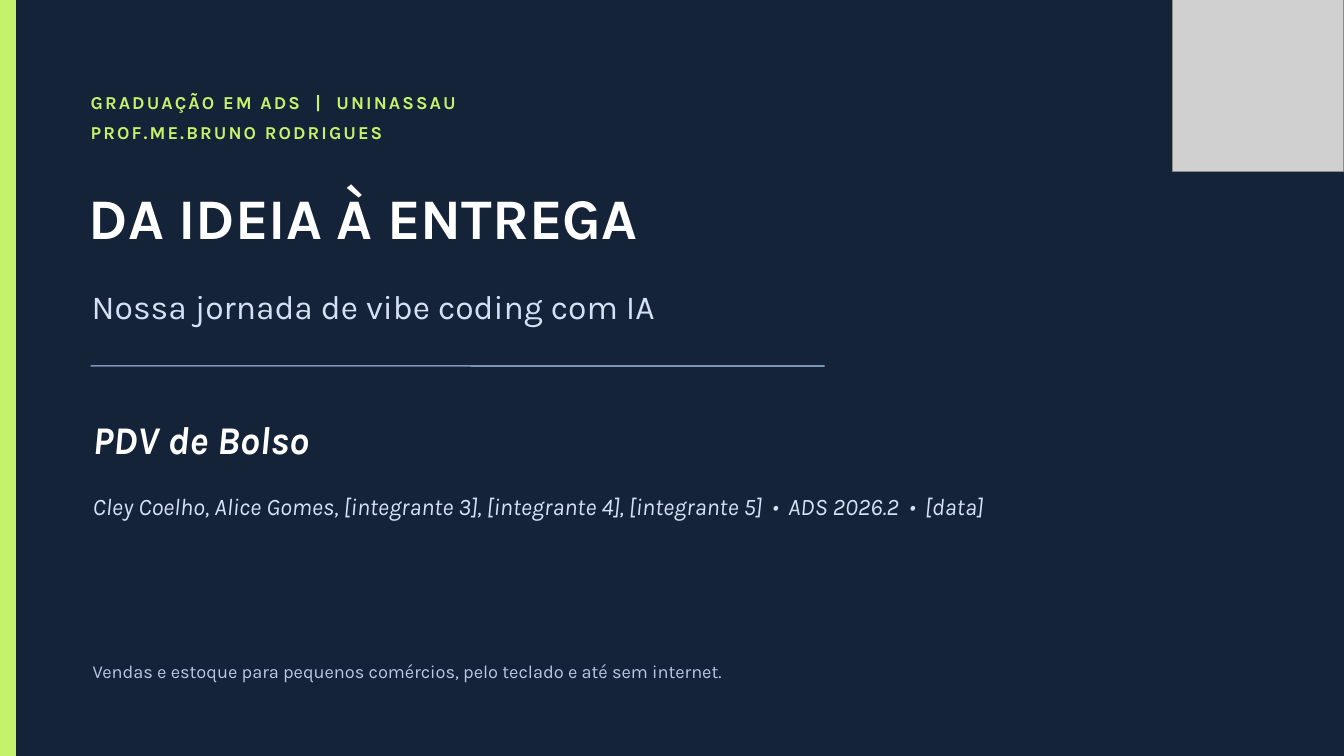
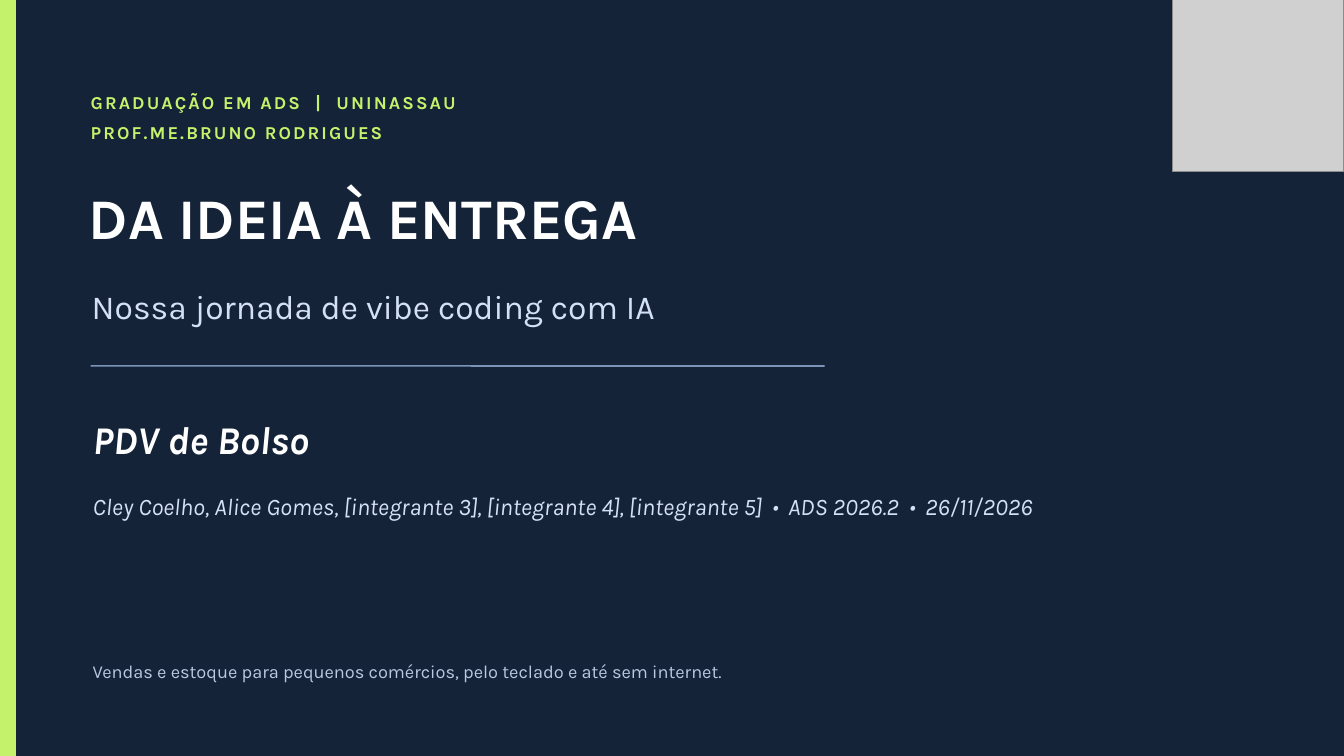
Before and after one commit to yi-cley/PDVPocketEdition, a slide deck: slide 1 of 10 - Apresentacao/PDV_de_Bolso_slides_1-6.pptx. Drawn at 1344x756 pixels with LibreOffice and Linux fonts; fonts in the diff are those of the drawing; grey boxes stand for pictures. Boxes give left, top, right and bottom in pixels: in the first picture for what was removed or moved away, otherwise in the second. Text is boxed around its words. In the diff, an @@ line names an element or a change of style, - is before the commit and + after.

```diff
--- a/10 - Apresentacao/PDV_de_Bolso_slides_1-6.pptx
+++ b/10 - Apresentacao/PDV_de_Bolso_slides_1-6.pptx
@@ text at (x1=93, y1=497, x2=1032, y2=521): text changed @@
-Cley Coelho, Alice Gomes, [integrante 3], [integrante 4], [integrante 5] • ADS 2026.2 • [data]
+Cley Coelho, Alice Gomes, [integrante 3], [integrante 4], [integrante 5] • ADS 2026.2 • 26/11/2026
```
Also in this commit, not shown: 2 other slides changed, 2 other files.
